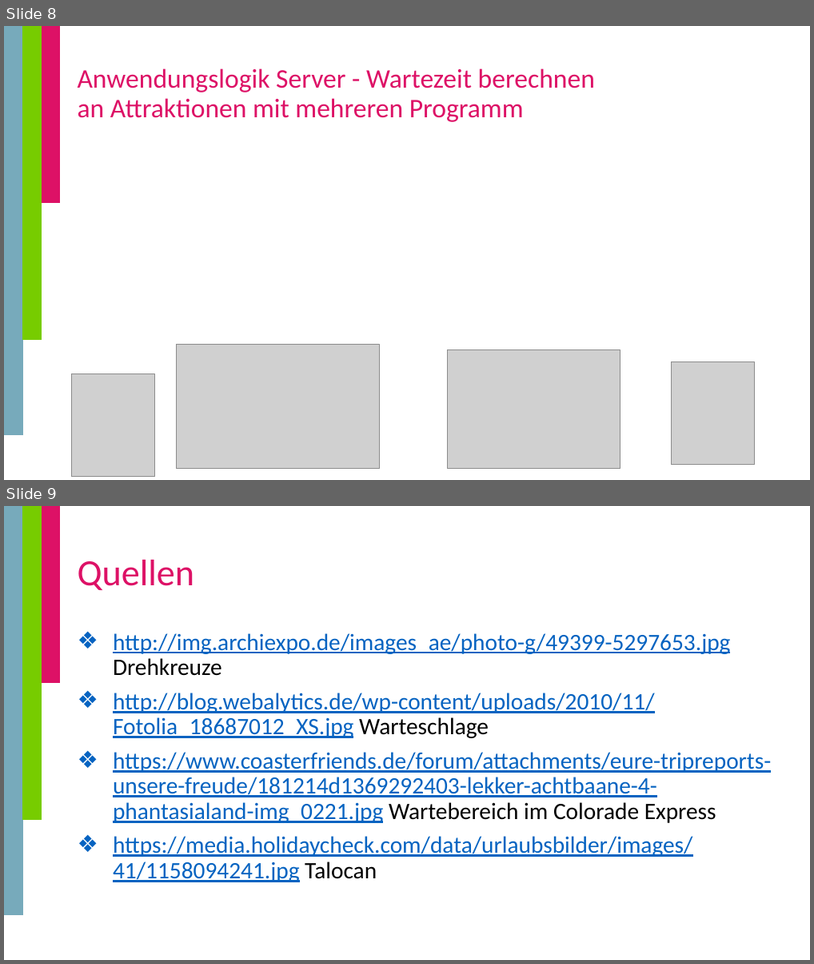
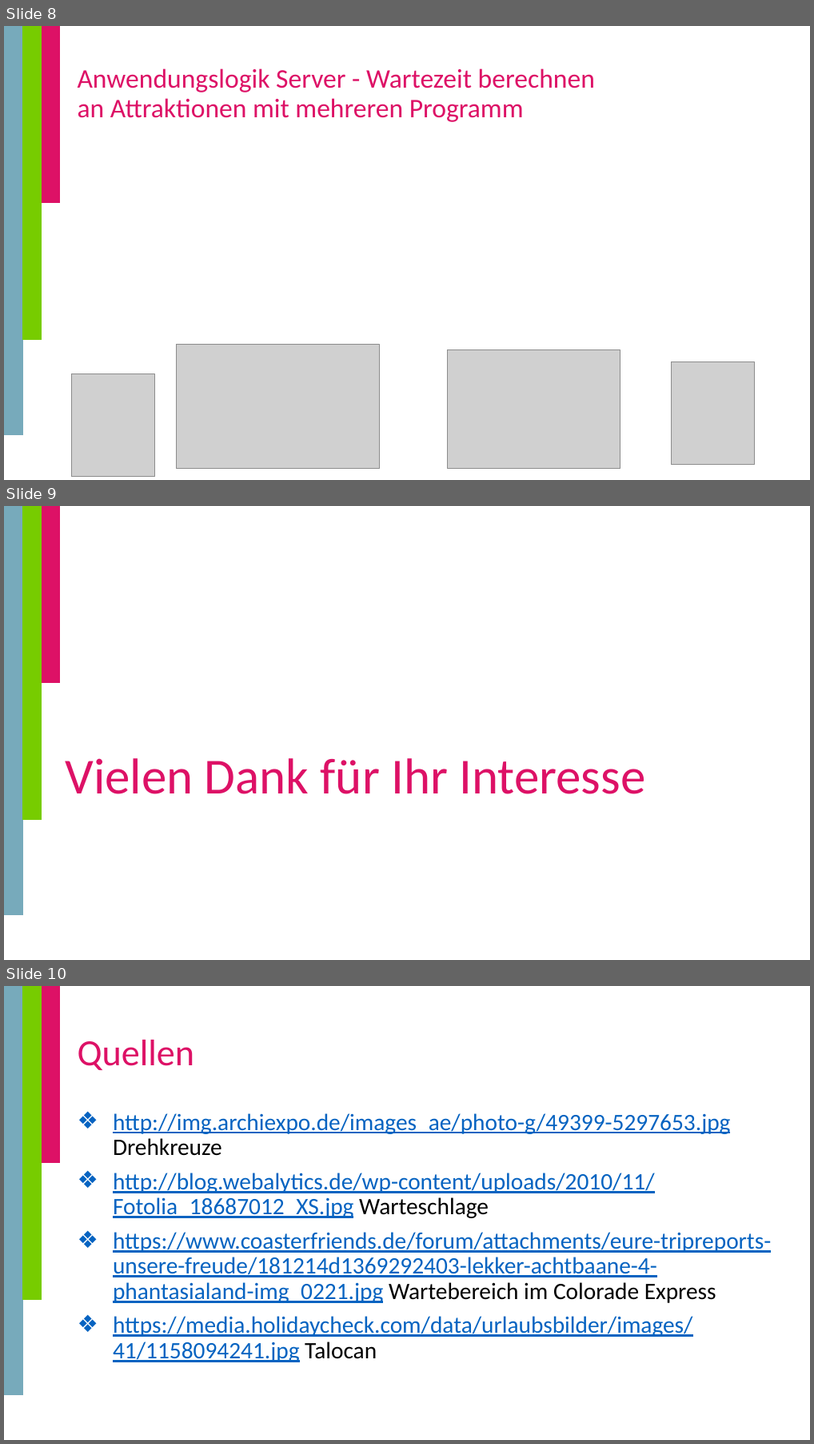
Before and after one commit to DeborahGaeb/EISWS1617Gaeb, a slide deck: Code_Audit/Präsentation_EIS1617Gaeb05.pptx. Shown one above the other, each under a label of ours: slides 8 and 9 before the commit, slides 8, 9 and 10 after it. The pictures are 814x964 and 814x1444 pixels, drawn with LibreOffice and Linux fonts; fonts in the diff are those of the drawing; grey boxes stand for pictures; background and template pictures are left out. Boxes give left, top, right and bottom in pixels: in the first picture for what was removed or moved away, otherwise in the second. Text is boxed around its words. In the diff, an @@ line names an element or a change of style, - is before the commit and + after.

```diff
--- a/Code_Audit/Präsentation_EIS1617Gaeb05.pptx
+++ b/Code_Audit/Präsentation_EIS1617Gaeb05.pptx
@@ slide 9 added at box(4, 506, 810, 960), background #FFFFFF; not listed: 3 template elements that a slide beside it also shows @@
@@ title added at box(65, 758, 646, 794), 60 pt, text #DD1166 @@
+Vielen Dank für Ihr Interesse
@@ what was slide 9 is now slide 10 @@
```
Also in this commit, not shown: 43 other files.
